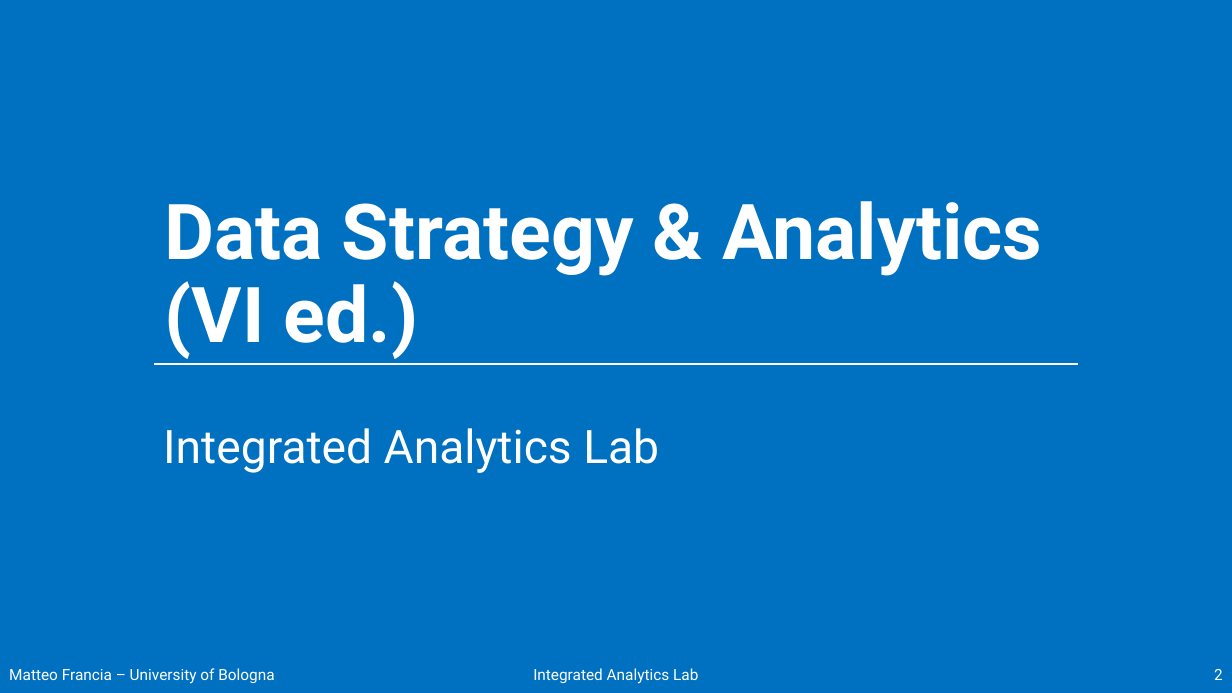
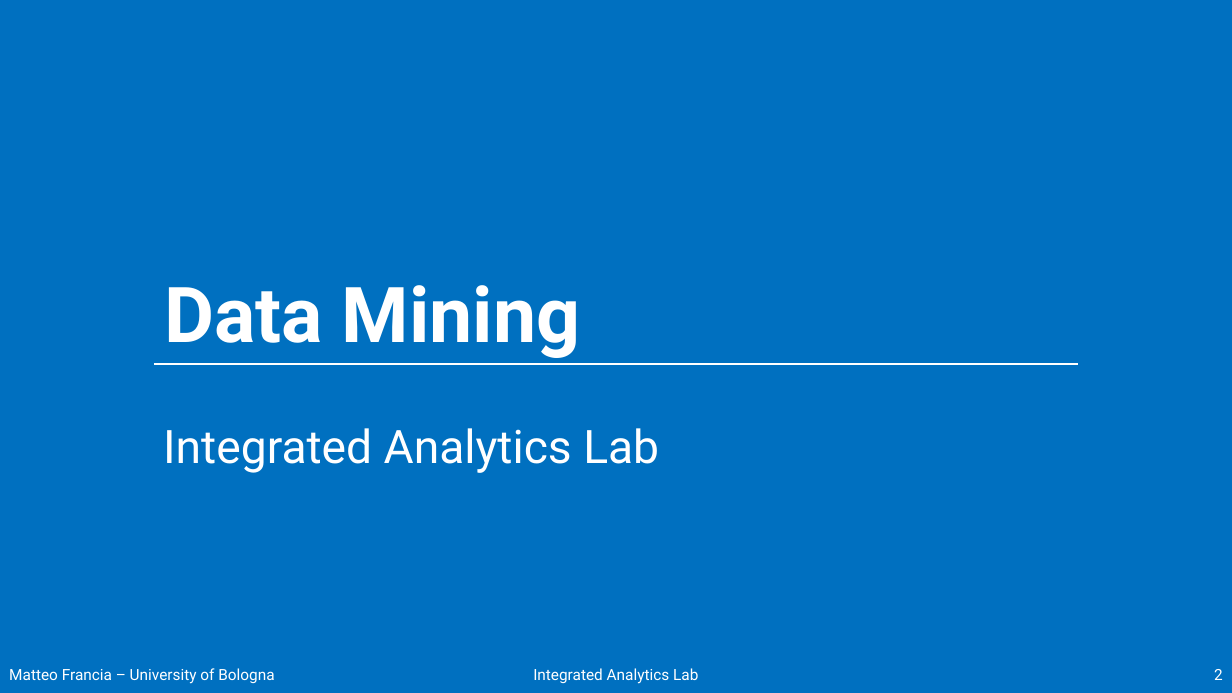
Before and after one commit to w4bo/teaching-handsondatapipelines, a slide deck: slide 2 of 00-slides.pptx. Drawn at 1232x693 pixels with LibreOffice and Linux fonts; fonts in the diff are those of the drawing. Boxes give left, top, right and bottom in pixels: in the first picture for what was removed or moved away, otherwise in the second. Text is boxed around its words. In the diff, an @@ line names an element or a change of style, - is before the commit and + after.

```diff
--- a/00-slides.pptx
+++ b/00-slides.pptx
@@ title at (164,285,580,358): text changed @@
-Data Strategy & Analytics (VI ed.)
+Data Mining
```
Also in this commit, not shown: 7 other slides changed, 1 slide added, 1 other file.
